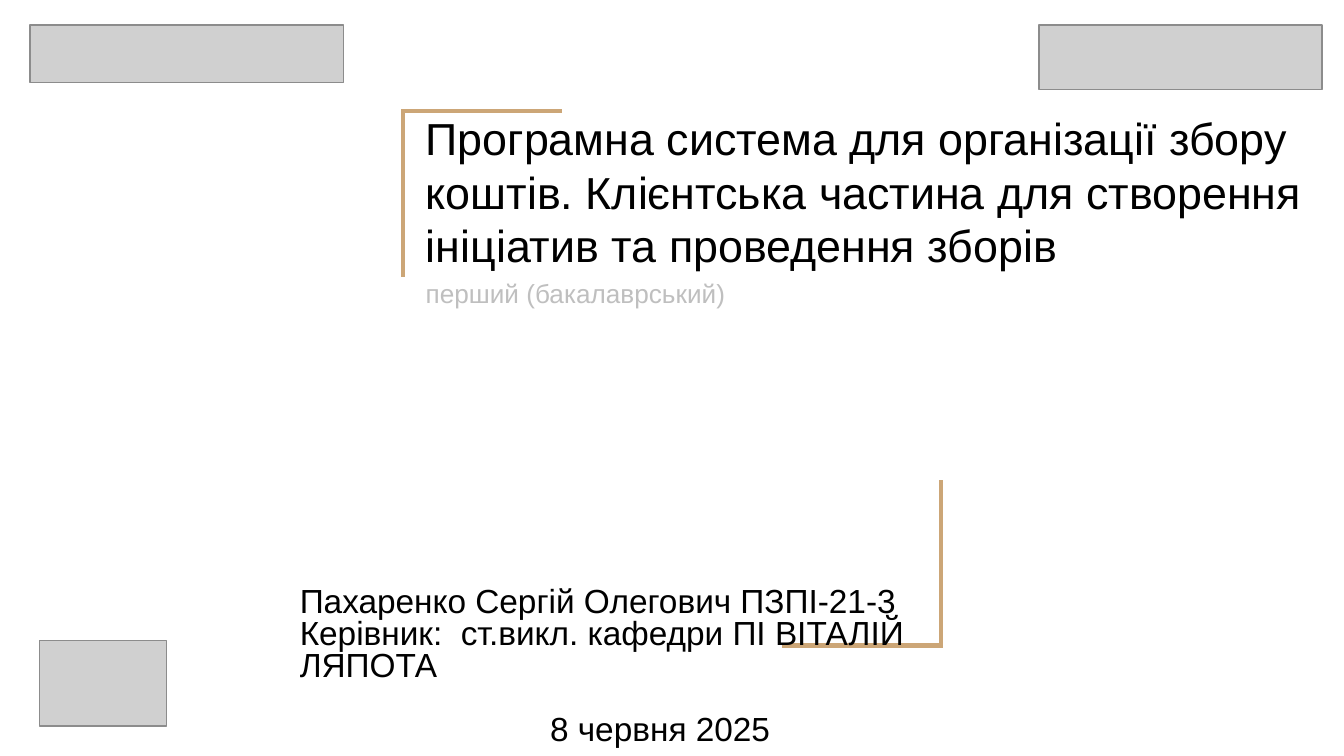
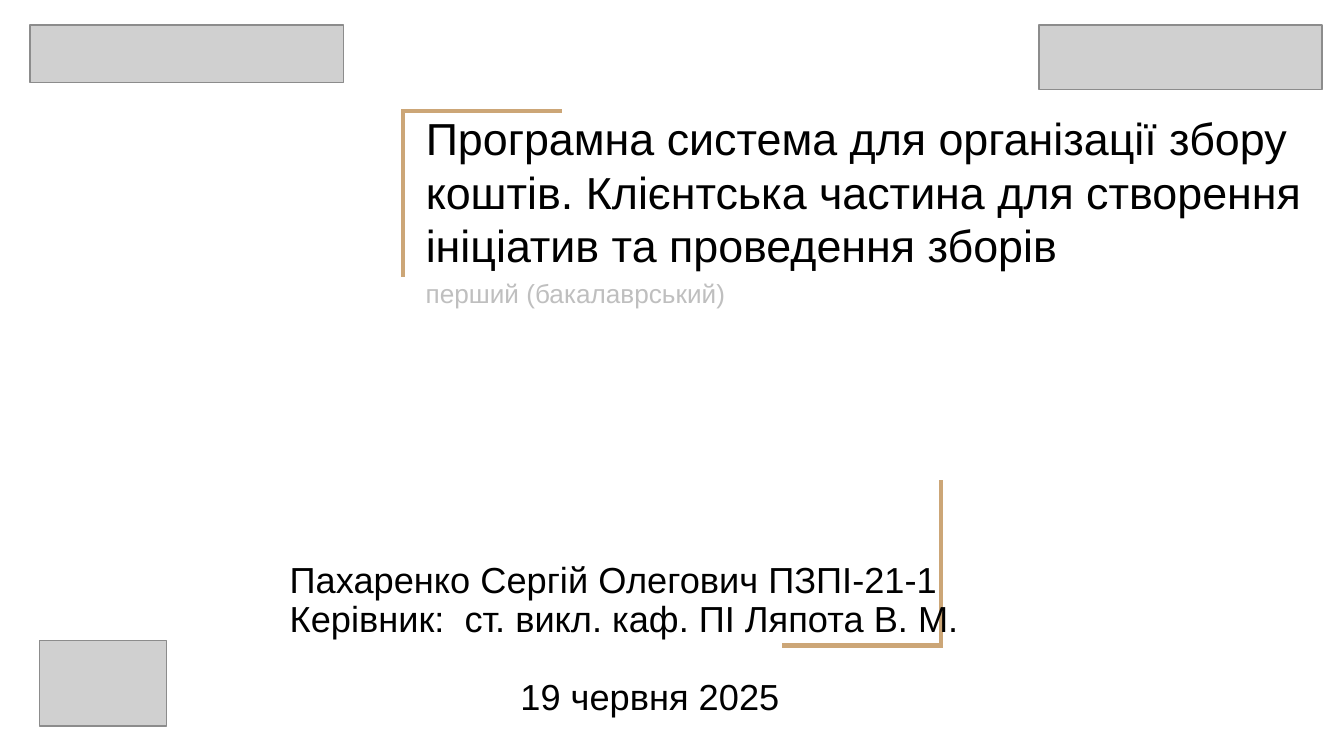
Before and after one commit to NurePakharenkoSerhii/2025_B_PI_PZPI-21-1_Pakharenko_S_O, a slide deck: slide 1 of 2025_Б_ПЗПІ-21-1_Пахаренко_С_О.pptx. Drawn at 1344x756 pixels with LibreOffice and Linux fonts; fonts in the diff are those of the drawing; grey boxes stand for pictures. Boxes give left, top, right and bottom in pixels: in the first picture for what was removed or moved away, otherwise in the second. Text is boxed around its words. In the diff, an @@ line names an element or a change of style, - is before the commit and + after.

```diff
--- a/2025_Б_ПЗПІ-21-1_Пахаренко_С_О.pptx
+++ b/2025_Б_ПЗПІ-21-1_Пахаренко_С_О.pptx
@@ text at [290,566,958,717]: text changed; size 17.9 to 19.4 pt @@
-Пахаренко Сергій Олегович ПЗПІ-21-3
-Керівник: ст.викл. кафедри ПІ ВІТАЛІЙ ЛЯПОТА
-8 червня 2025
+Пахаренко Сергій Олегович ПЗПІ-21-1
+Керівник: ст. викл. каф. ПІ Ляпота В. М.
+19 червня 2025
```
Also in this commit, not shown: 8 other slides changed, 2 slides added, 1 slide removed.
